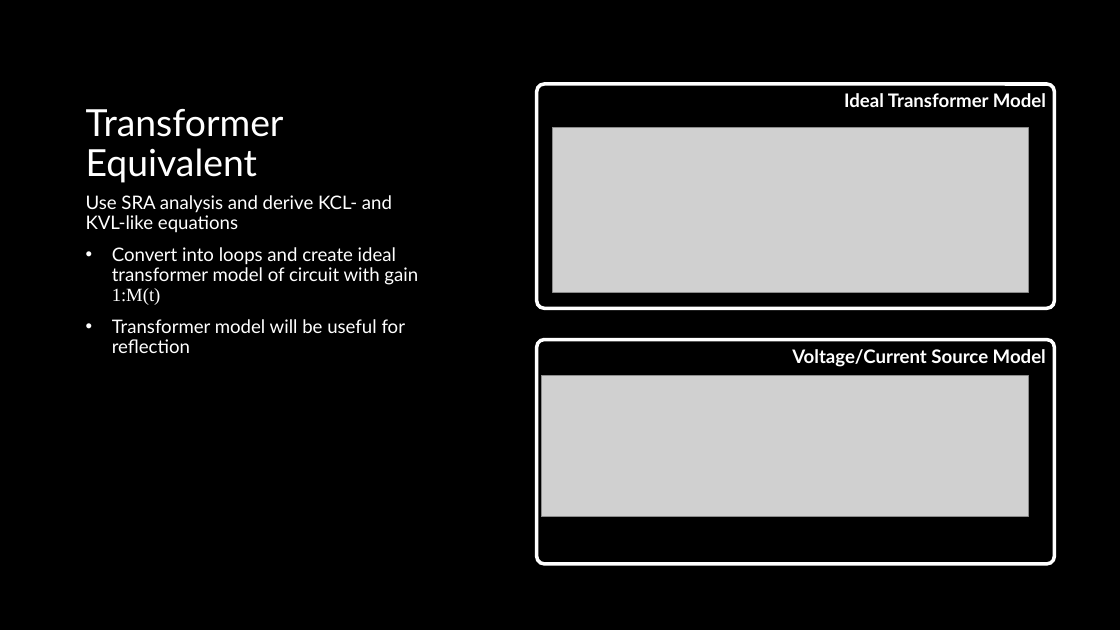
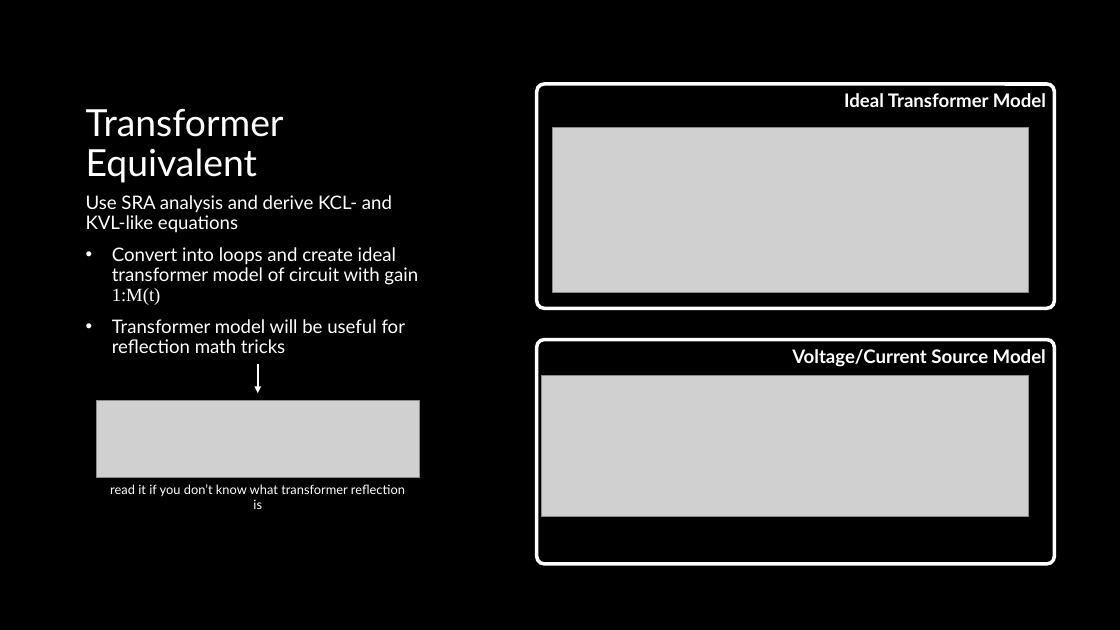
Before and after one commit to ut-ras/rm_electrical-supercap_v2, a slide deck: slide 4 of UT Robomasters – Supercap Power Stage Modeling.pptx. Drawn at 1120x630 pixels with LibreOffice and Linux fonts; fonts in the diff are those of the drawing; grey boxes stand for pictures. Boxes give left, top, right and bottom in pixels: in the first picture for what was removed or moved away, otherwise in the second. Text is boxed around its words. In the diff, an @@ line names an element or a change of style, - is before the commit and + after.

```diff
--- a/UT Robomasters – Supercap Power Stage Modeling.pptx
+++ b/UT Robomasters – Supercap Power Stage Modeling.pptx
@@ text at bbox=[112, 319, 406, 353]: text changed @@
-• Transformer model will be useful for reflection
+• Transformer model will be useful for reflection math tricks
@@ arrow added from (258, 364) to (258, 393), #FFFFFF 1.5 pt @@
@@ picture added at bbox=[96, 400, 419, 477] @@
@@ text added at bbox=[110, 484, 405, 509], 11 pt, text #FFFFFF @@
+read it if you don’t know what transformer reflection is
```
Also in this commit, not shown: 4 other slides changed.
